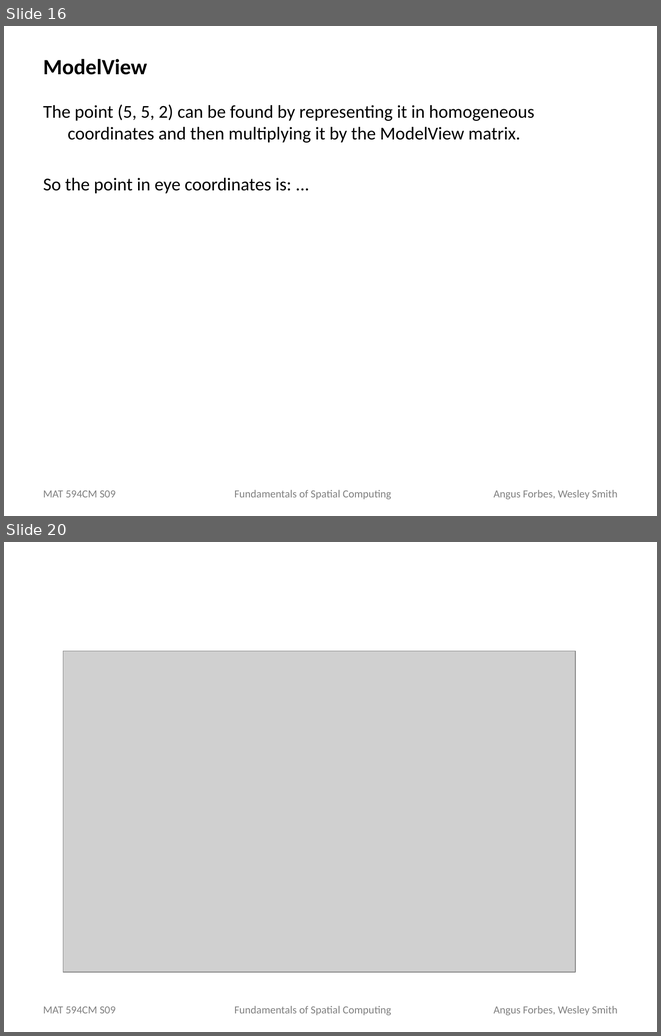
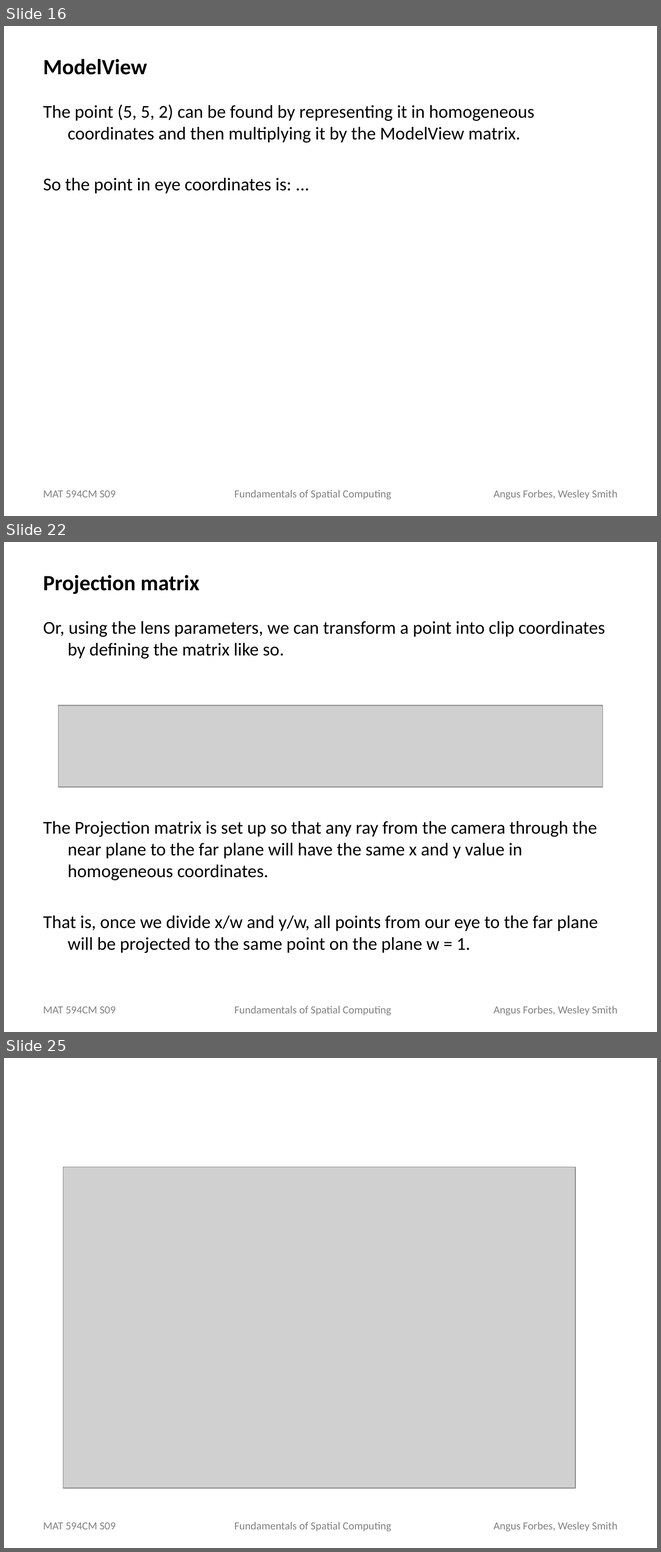
Before and after one commit to angusforbes/mat594cm, a slide deck: Week1/Week1-OpenGL_Basics.pptx. Shown one above the other, each under a label of ours: slides 16 and 20 before the commit, slides 16, 22 and 25 after it; the slides between them are not shown. The pictures are 661x1036 and 661x1552 pixels, drawn with LibreOffice and Linux fonts; fonts in the diff are those of the drawing; grey boxes stand for pictures. Boxes give left, top, right and bottom in pixels: in the first picture for what was removed or moved away, otherwise in the second. Text is boxed around its words. In the diff, an @@ line names an element or a change of style, - is before the commit and + after.

```diff
--- a/Week1/Week1-OpenGL_Basics.pptx
+++ b/Week1/Week1-OpenGL_Basics.pptx
@@ slide 22 added at (x1=4, y1=542, x2=657, y2=1032), background #FFFFFF; not listed: 3 template elements that a slide beside it also shows @@
@@ title added at (x1=43, y1=575, x2=200, y2=594), 24 pt, text #000000, bold @@
+Projection matrix
@@ text added at (x1=43, y1=621, x2=605, y2=953), 20 pt, text #000000 @@
+Or, using the lens parameters, we can transform a point into clip coordinates by defining the matrix like so.
+The Projection matrix is set up so that any ray from the camera through the near plane to the far plane will have the same x and y value in homogeneous coordinates.
+That is, once we divide x/w and y/w, all points from our eye to the far plane will be projected to the same point on the plane w = 1.
@@ picture added at (x1=58, y1=705, x2=602, y2=787) @@
@@ what was slide 20 is now slide 25 @@
```
Also in this commit, not shown: 6 slides changed, 3 other slides added, 2 other files.
